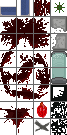
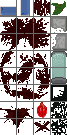
Comparing the layer stacks of the two 67 × 135 images. Changes:
painted on "blood" over [35, 0, 50, 16]
renamed "big_blood1" to "Ebene 16", moved it above "big_blood1 #1", painted on it over [11, 36, 47, 49]
painted on "big_blood1 #1" over [2, 54, 48, 100]
added layer "Ebene 18 Kopie" above "Ebene 18" over [21, 0, 30, 16]
added layer "Ebene 18" above "Ebene 17" over [0, 7, 16, 16]
renamed "plant" to "Ebene 17", painted on it over [51, 1, 66, 15]
painted on "big_blood3" over [0, 108, 33, 133]
painted on "X" over [34, 120, 50, 133]
